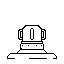
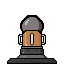
Before/after of a (64, 64) layered artwork. What changed in the layer stack:
added layer "head" above "Layer 1" over [20,15,44,33]
renamed "Layer 1" to "Body", painted on it over [7,25,57,64]
added layer "Layer 3" over [7,16,57,64]
